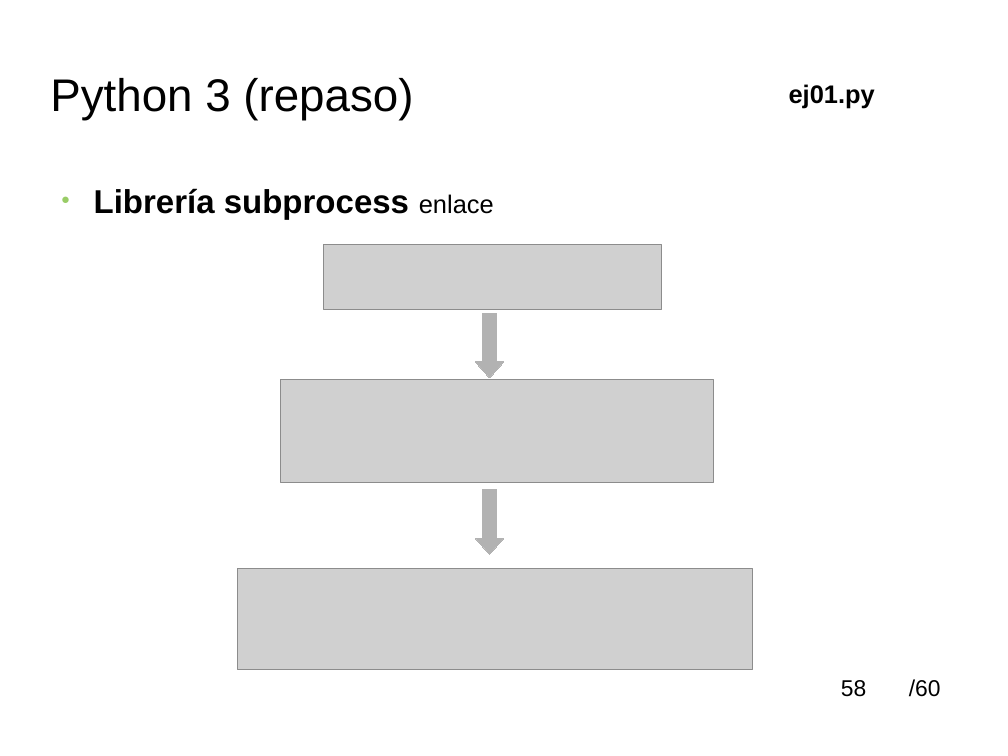
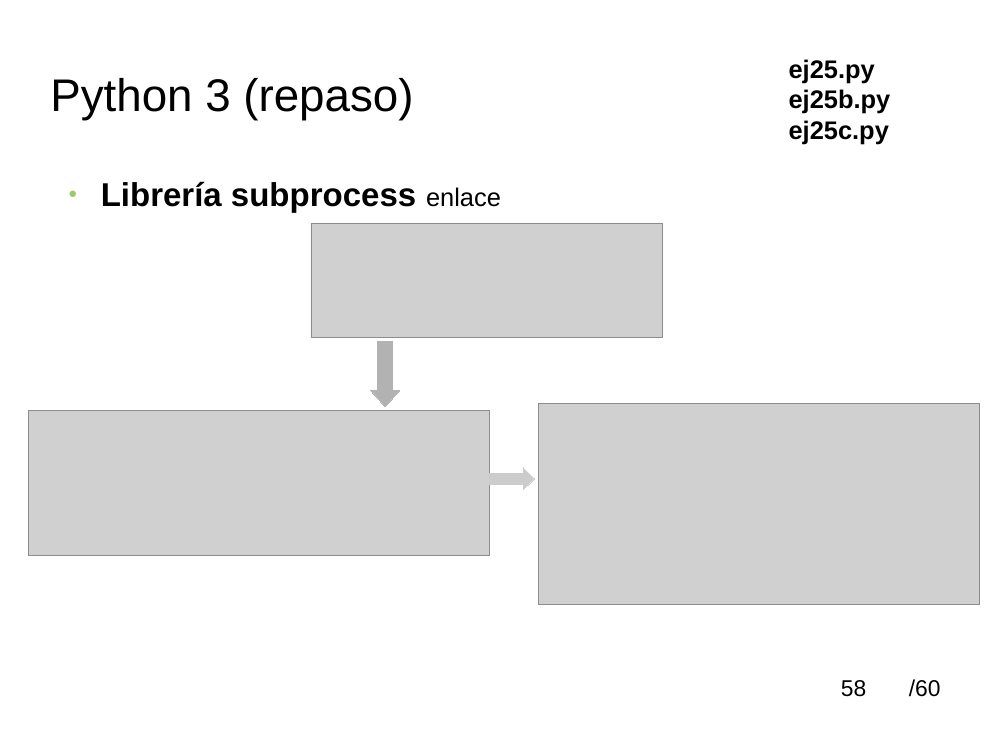
Before and after one commit to soa32123/cursoBasicoPythonSOM, a slide deck: slide 58 of material/python_tutoria_1smr.odp. Drawn at 1008x756 pixels with LibreOffice and Linux fonts; fonts in the diff are those of the drawing; grey boxes stand for pictures; background and template pictures are left out. Boxes give left, top, right and bottom in pixels: in the first picture for what was removed or moved away, otherwise in the second. Text is boxed around its words. In the diff, an @@ line names an element or a change of style, - is before the commit and + after.

```diff
--- a/material/python_tutoria_1smr.odp
+++ b/material/python_tutoria_1smr.odp
@@ text at (789,59,891,144): text changed @@
-ej01.py
+ej25.py
+ej25b.py
+ej25c.py
@@ text "Librería subprocess enlace": place and size @@
-text "Librería subprocess enlace" at (94,188,494,219)
+text "Librería subprocess enlace" at (101,181,501,213)
@@ picture: place and size @@
-picture at (281,380,713,482)
+picture at (311,223,662,338)
@@ down arrow: place and size @@
-down arrow at (476,314,504,379)
+down arrow at (371,342,400,407)
@@ picture: place and size @@
-picture at (324,245,661,310)
+picture at (28,411,489,555)
@@ picture: place and size @@
-picture at (238,569,753,670)
+picture at (539,403,980,605)
@@ right arrow added at (490,468,535,490), fill #CCCCCC, outline #CCCCCC 0 pt @@
@@ down arrow removed at (476,489,504,554) @@
```
Also in this commit, not shown: 24 other slides changed, 4 other files.
